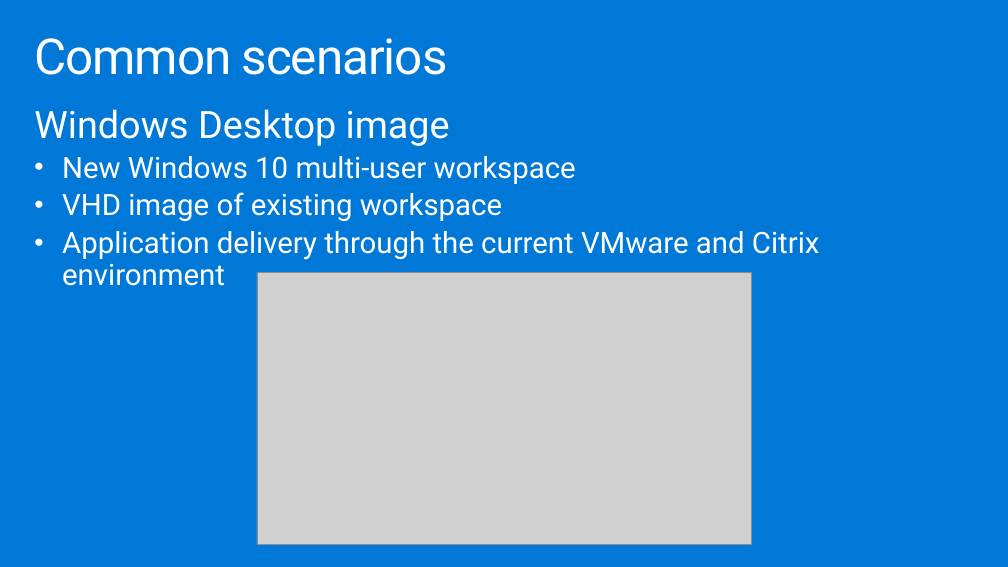
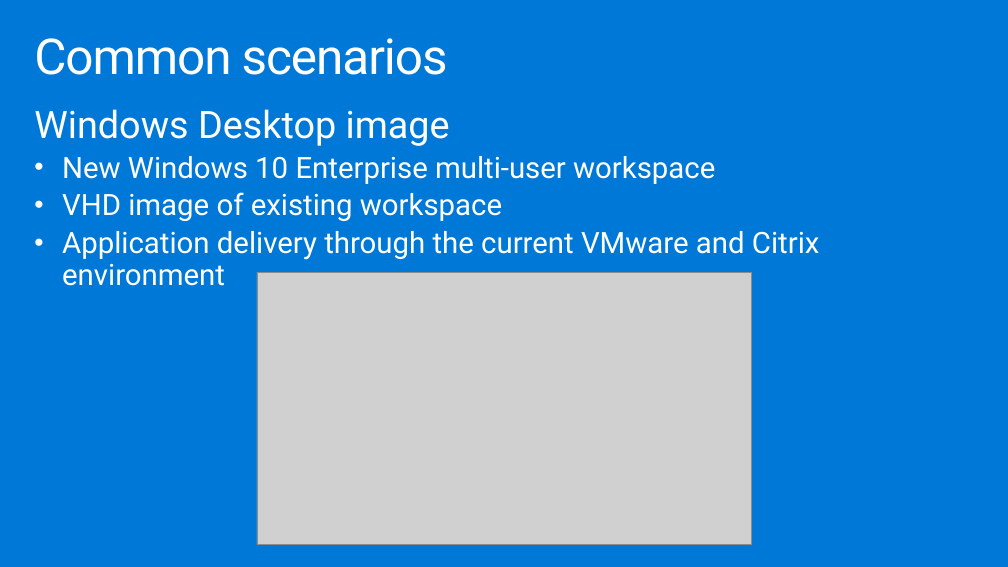
Before and after one commit to dwnatwick/MCW-Windows-Virtual-Desktop, a slide deck: slide 16 of Whiteboard-design-session/WDS trainer presentation - Windows Virtual Desktop.pptx. Drawn at 1008x567 pixels with LibreOffice and Linux fonts; fonts in the diff are those of the drawing; grey boxes stand for pictures. Boxes give left, top, right and bottom in pixels: in the first picture for what was removed or moved away, otherwise in the second. Text is boxed around its words. In the diff, an @@ line names an element or a change of style, - is before the commit and + after.

```diff
--- a/Whiteboard-design-session/WDS trainer presentation - Windows Virtual Desktop.pptx
+++ b/Whiteboard-design-session/WDS trainer presentation - Windows Virtual Desktop.pptx
@@ text at (x1=62, y1=156, x2=715, y2=184): text changed @@
-• New Windows 10 multi-user workspace
+• New Windows 10 Enterprise multi-user workspace
```
Also in this commit, not shown: 4 other slides changed, 3 other files.
